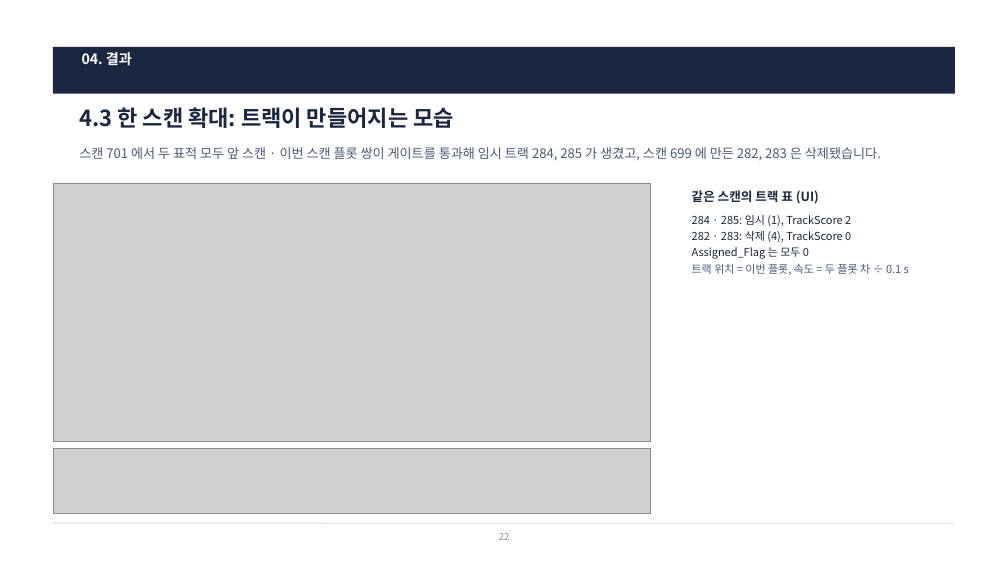
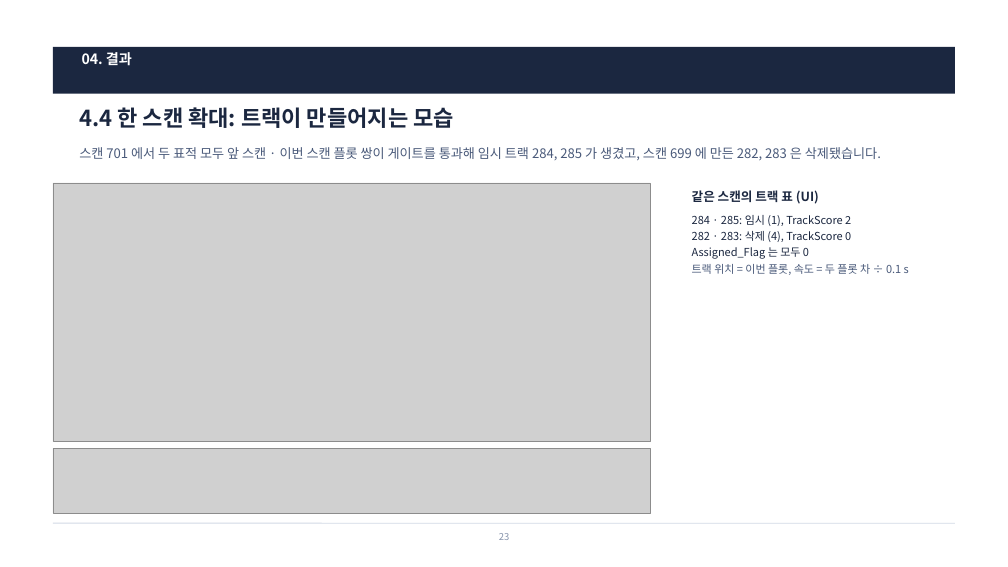
Before and after one commit to harley-hwan/radar-sw-study, a slide deck: slide 23 of Part5_Track_Init_Mgmt/ref/산출물/Chapter5_TrackInitMgmt.pptx (slide 22 before the commit). Drawn at 1008x567 pixels with LibreOffice and Linux fonts; fonts in the diff are those of the drawing; grey boxes stand for pictures. Boxes give left, top, right and bottom in pixels: in the first picture for what was removed or moved away, otherwise in the second. Text is boxed around its words. In the diff, an @@ line names an element or a change of style, - is before the commit and + after.

```diff
--- a/Part5_Track_Init_Mgmt/ref/산출물/Chapter5_TrackInitMgmt.pptx
+++ b/Part5_Track_Init_Mgmt/ref/산출물/Chapter5_TrackInitMgmt.pptx
@@ title at [79,107,454,128]: text changed @@
-4.3 한 스캔 확대: 트랙이 만들어지는 모습
+4.4 한 스캔 확대: 트랙이 만들어지는 모습
```
Also in this commit, not shown: 3 other slides changed, 1 slide added, 1 slide removed, 17 other files.
